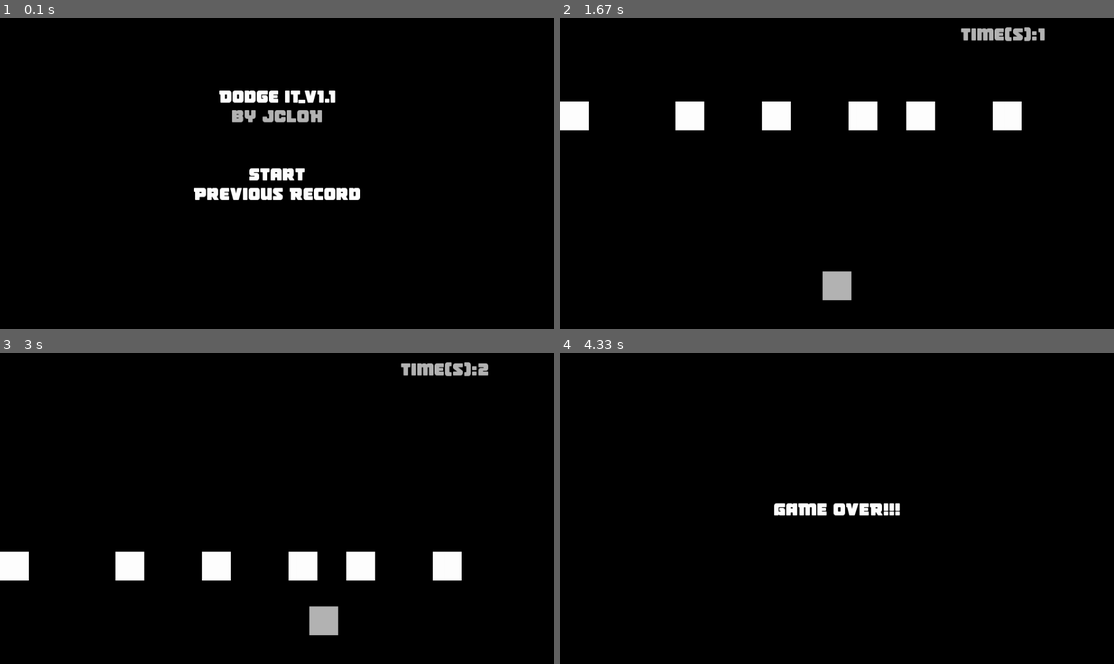
Above: before the commit, frames 1-4 (two rows, left to right).
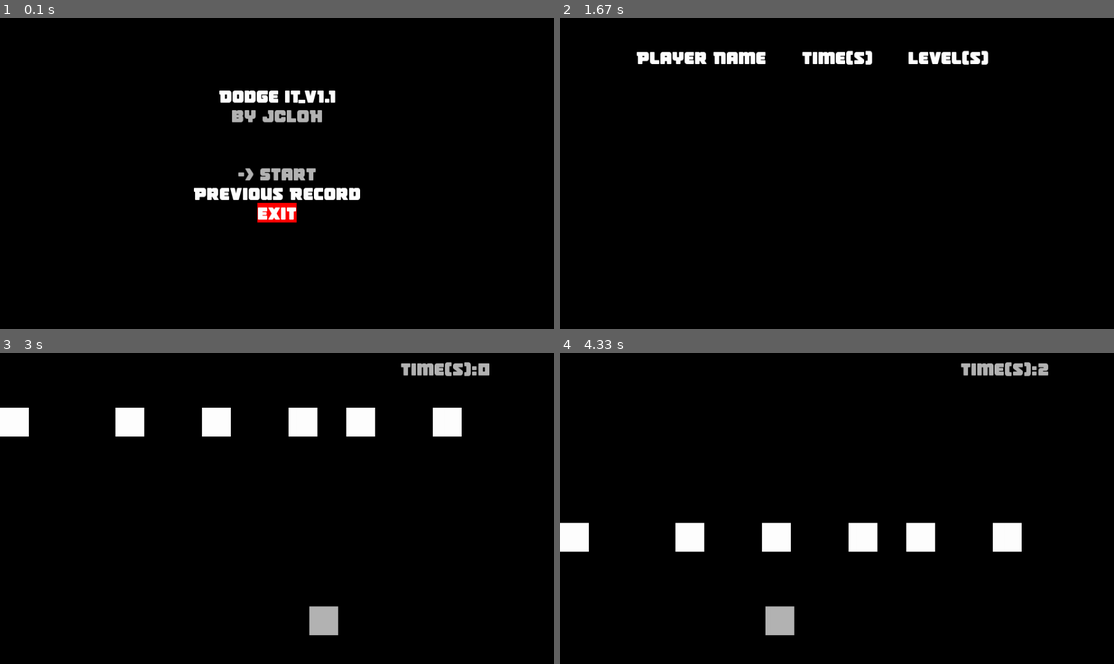
Above: after the commit, the same moments.

Repository: JCLOH98/DodgeIt-Pygame
Game: pygame game, started from DodgeItv1.1.py
Same seed, same stepped clock (60 frames per second), same inputs: the game is played once before the commit and once after it.
Inputs (mouse positions are in pixels of both pictures, inside the frame that each line leads up to):
- Up to frame 1 (0.1 s): no input
- Up to frame 2 (1.67 s): tap S at 0.33 s; tap Enter at 0.67 s; hold Enter 1-1.47 s; hold W 1-1.47 s; click (837, 192) at 1.55 s
- Up to frame 3 (3 s): hold Backspace 1.83-2.3 s; hold W 1.83-2.3 s; tap Enter at 2.33 s; hold Right from 2.67 s (still down)
- Up to frame 4 (4.33 s): release Right at 3.13 s; hold Left 3.17-3.7 s; hold Right from 4.17 s (still down)

The runs differ from the first frame. In frame 1, 0.9% of the frame differs, in the area x 43-57%, y 48-66%; in frame 2, 5.6%; in frame 3, 6.0%, in the area x 0-89%, y 3-74%; in frame 4, 4.8%.

Commit message:
updated the start screen menu

Diff:
--- a/DodgeItv1.1.py
+++ b/DodgeItv1.1.py
@@ -74,7 +74,28 @@
                 yspeed = 5
                 Rect[draw].y = Rect[draw].y + yspeed
 
+def RecordScreen():
+        Display.fill(BLACK)
+
+        TimeName = Font.render("Time(s)",True,WHITE)
+        TimeNameRect = TimeName.get_rect()
+        TimeNameRect.center = ((SCREEN_WIDTH/2),(TimeNameRect.height)*2)
+        Display.blit(TimeName,TimeNameRect)
+
+        LevelName = Font.render("Level(s)",True,WHITE)
+        LevelNameRect = LevelName.get_rect()
+        #LevelNameRect.center = ((SCREEN_WIDTH/2) + (TimeNameRect.width)*2,(LevelNameRect.height)*2)
+        Display.blit(LevelName,((SCREEN_WIDTH/2) + TimeNameRect.width,(TimeNameRect.height)*1.5))
+
+        PlayerName = Font.render("Player Name",True,WHITE)
+        PlayerNameRect = PlayerName.get_rect()
+        #PlayerNameRect.center = ((SCREEN_WIDTH/2) - (TimeNameRect.width)*2,(PlayerNameRect.height)*2)
+        Display.blit(PlayerName,((SCREEN_WIDTH/2) - PlayerNameRect.width - TimeNameRect.width,(TimeNameRect.height)*1.5))
+
+        pygame.display.update()
+
 def StartScreen():
+
         Display.fill(BLACK)
         Title = Font.render("Dodge it_v1.1",True,WHITE)
         TitleRect = Title.get_rect()
@@ -86,7 +107,7 @@
         CoderRect.center = (SCREEN_WIDTH/2,(SCREEN_HEIGHT/4) + CoderRect.height)
         Display.blit(Coder,CoderRect)
 
-        StartButton = Font.render("Start",True,WHITE)
+        StartButton = Font.render("-> Start",True,GREY)
         StartRect = StartButton.get_rect()
         StartRect.center = (SCREEN_WIDTH/2,SCREEN_HEIGHT/2)
         Display.blit(StartButton,StartRect)
@@ -96,6 +117,13 @@
         RecordRect.center = (SCREEN_WIDTH/2,(SCREEN_HEIGHT/2) + RecordRect.height)
         Display.blit(Record,RecordRect)
 
+        Exit = Font.render("Exit",True,WHITE)
+        ExitRect = Exit.get_rect()
+        ExitRect.center = (SCREEN_WIDTH/2,(SCREEN_HEIGHT/2) + RecordRect.height + ExitRect.height)
+        Display.blit(Exit,ExitRect)
+
+        Condition = 1
+
         Start = True
 
         PreviousClick = (0,0,0)
@@ -104,15 +132,121 @@
         pygame.time.Clock().tick(30) #30fps
 
         while Start:
+                print(Condition)
+                if (Condition == 0 or Condition < 0):
+                        Condition = 0
+                        Display.fill(BLACK)
+
+                elif (Condition == 1):
+                        #cover up the previous one
+                        pygame.draw.rect(Display,BLACK,StartRect)
+                        pygame.draw.rect(Display,BLACK,RecordRect)
+                        pygame.draw.rect(Display,RED,ExitRect)
+
+                        #new one
+                        StartButton = Font.render("-> Start",True,GREY)
+                        StartRect = StartButton.get_rect()
+                        StartRect.center = (SCREEN_WIDTH/2,SCREEN_HEIGHT/2)
+                        Display.blit(StartButton,StartRect)
+
+                        Record = Font.render("Previous Record",True,WHITE)
+                        RecordRect = Record.get_rect()
+                        RecordRect.center = (SCREEN_WIDTH/2,(SCREEN_HEIGHT/2) + RecordRect.height)
+                        Display.blit(Record,RecordRect)
+
+                        Exit = Font.render("Exit",True,WHITE)
+                        ExitRect = Exit.get_rect()
+                        ExitRect.center = (SCREEN_WIDTH/2,(SCREEN_HEIGHT/2) + RecordRect.height + ExitRect.height)
+                        Display.blit(Exit,ExitRect)
+
+                        pygame.display.update()
+
+                elif (Condition == 2):
+                        #cover up the previous one
+                        pygame.draw.rect(Display,BLACK,StartRect)
+                        pygame.draw.rect(Display,BLACK,RecordRect)
+                        pygame.draw.rect(Display,GREEN,ExitRect)
+
+                        #new one
+                        StartButton = Font.render("Start",True,WHITE)
+                        StartRect = StartButton.get_rect()
+                        StartRect.center = (SCREEN_WIDTH/2,SCREEN_HEIGHT/2)
+                        Display.blit(StartButton,StartRect)
+
+                        Record = Font.render("-> Previous Record",True,GREY)
+                        RecordRect = Record.get_rect()
+                        RecordRect.center = (SCREEN_WIDTH/2,(SCREEN_HEIGHT/2) + RecordRect.height)
+                        Display.blit(Record,RecordRect)
+
+                        Exit = Font.render("Exit",True,WHITE)
+                        ExitRect = Exit.get_rect()
+                        ExitRect.center = (SCREEN_WIDTH/2,(SCREEN_HEIGHT/2) + RecordRect.height + ExitRect.height)
+                        Display.blit(Exit,ExitRect)
+
+                        pygame.display.update()
+
+                elif (Condition == 3):
+                        #cover up the previous one
+                        pygame.draw.rect(Display,BLACK,StartRect)
+                        pygame.draw.rect(Display,BLACK,RecordRect)
+                        pygame.draw.rect(Display,BLUE,ExitRect)
+
+                        #new one
+                        StartButton = Font.render("Start",True,WHITE)
+                        StartRect = StartButton.get_rect()
+                        StartRect.center = (SCREEN_WIDTH/2,SCREEN_HEIGHT/2)
+                        Display.blit(StartButton,StartRect)
+
+                        Record = Font.render("Previous Record",True,WHITE)
+                        RecordRect = Record.get_rect()
+                        RecordRect.center = (SCREEN_WIDTH/2,(SCREEN_HEIGHT/2) + RecordRect.height)
+                        Display.blit(Record,RecordRect)
+
+                        Exit = Font.render("-> Exit",True,GREY)
+                        ExitRect = Exit.get_rect()
+                        ExitRect.center = (SCREEN_WIDTH/2,(SCREEN_HEIGHT/2) + RecordRect.height + ExitRect.height)
+                        Display.blit(Exit,ExitRect)
+
+                        pygame.display.update()
+
                 for event in pygame.event.get():
                         if event.type == QUIT:
                                 pygame.quit()
                                 sys.exit()
 
                         elif event.type == KEYDOWN:
-                                #Press Enter to start
+                                #Pressed Enter
                                 if (event.key == K_RETURN):
+                                        if (Condition == 1):
                                                 Start = False
+
+                                        elif (Condition == 2):
+                                                Condition = 0
+                                                RecordScreen()
+                                                #----------------------------------
+                                                #----------------------------------
+                                                #----------------------------------
+                                                #THE PROBLEM IS HERE, NEED TO SHOW THE LIST
+                                                #MAYBE CAN PUT THE READ FILE IN RECORDSCREEN()
+                                                #----------------------------------
+                                                #----------------------------------
+                                                #----------------------------------
+
+                                        elif (Condition == 3):
+                                                pygame.quit()
+                                                sys.exit()
+
+
+                                elif (event.key == K_w or event.key == K_UP):
+                                        if (Condition != 1):
+                                                Condition -=1
+
+                                elif (event.key == K_s or event.key == K_DOWN):
+                                        if (Condition != 3):
+                                                Condition += 1
+
+                                elif (event.key == K_BACKSPACE):
+                                                return StartScreen()
 
                         elif event.type == MOUSEBUTTONDOWN:
                                 #left click
@@ -158,7 +292,6 @@
                                                 Display.blit(PlayerName,((SCREEN_WIDTH/2) - PlayerNameRect.width - TimeNameRect.width,(TimeNameRect.height)*1.5))
 
                                                 pygame.display.update()
-                                                print("here")
 
 
 def main():
